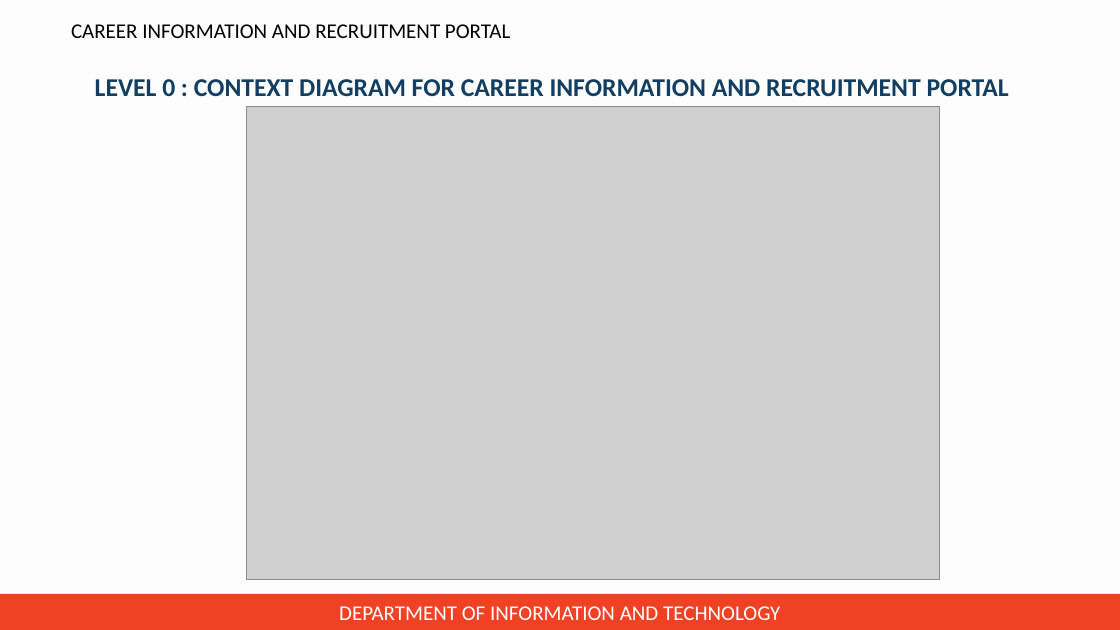
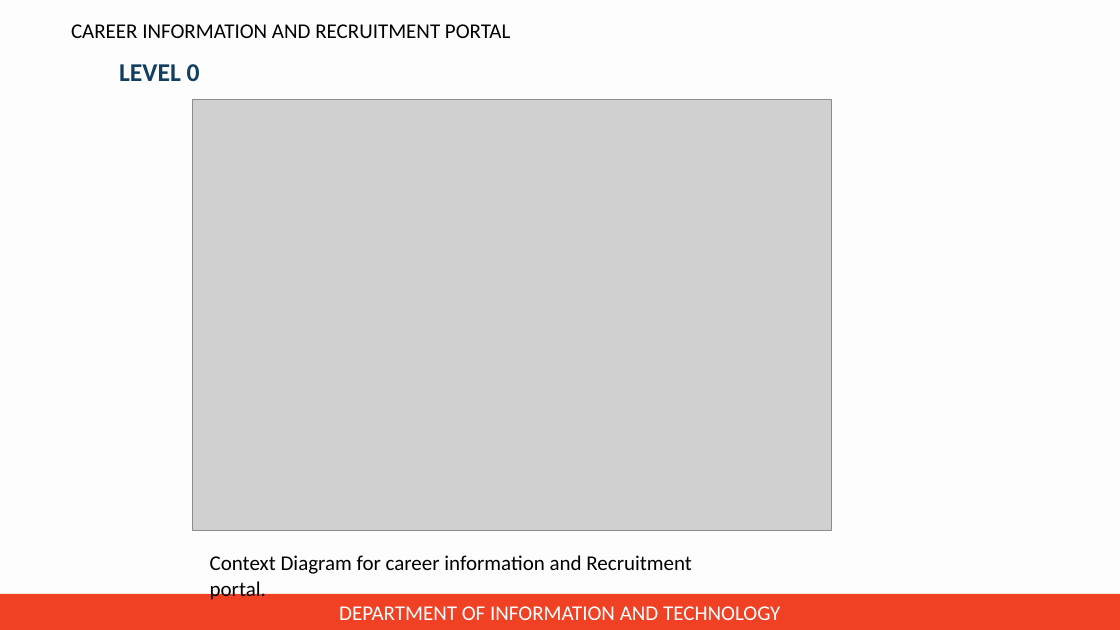
Before and after one commit to jincy-p-janardhanan/Career-Information-and-Recruitment-Portal, a slide deck: slide 11 of Presentation for zeroth review/PPT for zeroth review.pptx. Drawn at 1120x630 pixels with LibreOffice and Linux fonts; fonts in the diff are those of the drawing; grey boxes stand for pictures; background and template pictures are left out. Boxes give left, top, right and bottom in pixels: in the first picture for what was removed or moved away, otherwise in the second. Text is boxed around its words. In the diff, an @@ line names an element or a change of style, - is before the commit and + after.

Commit message:
modified new ppt

```diff
--- a/Presentation for zeroth review/PPT for zeroth review.pptx
+++ b/Presentation for zeroth review/PPT for zeroth review.pptx
@@ text at (119,64,200,81): text changed @@
-LEVEL 0 : CONTEXT DIAGRAM FOR CAREER INFORMATION AND RECRUITMENT PORTAL
+LEVEL 0
@@ picture: place and size @@
-picture at (246,107,939,579)
+picture at (192,100,831,531)
@@ text added at (210,555,692,602), 18 pt, text #000000 @@
+Context Diagram for career information and Recruitment portal.
```
Also in this commit, not shown: 17 other slides changed.
